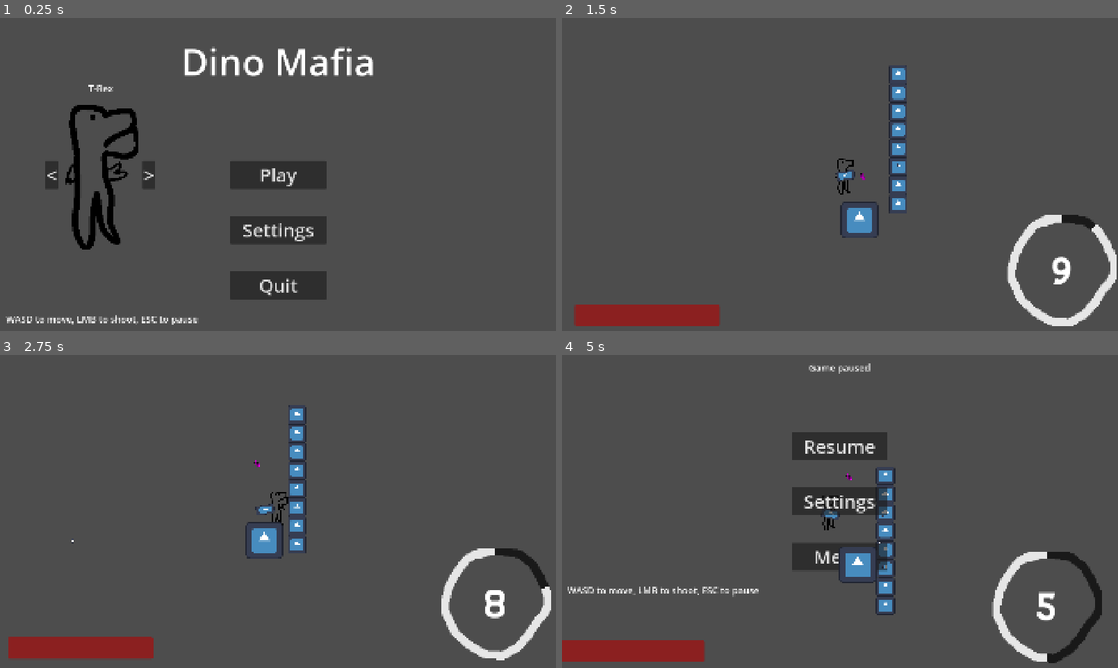
Above: before the commit, frames 1-4 (two rows, left to right).
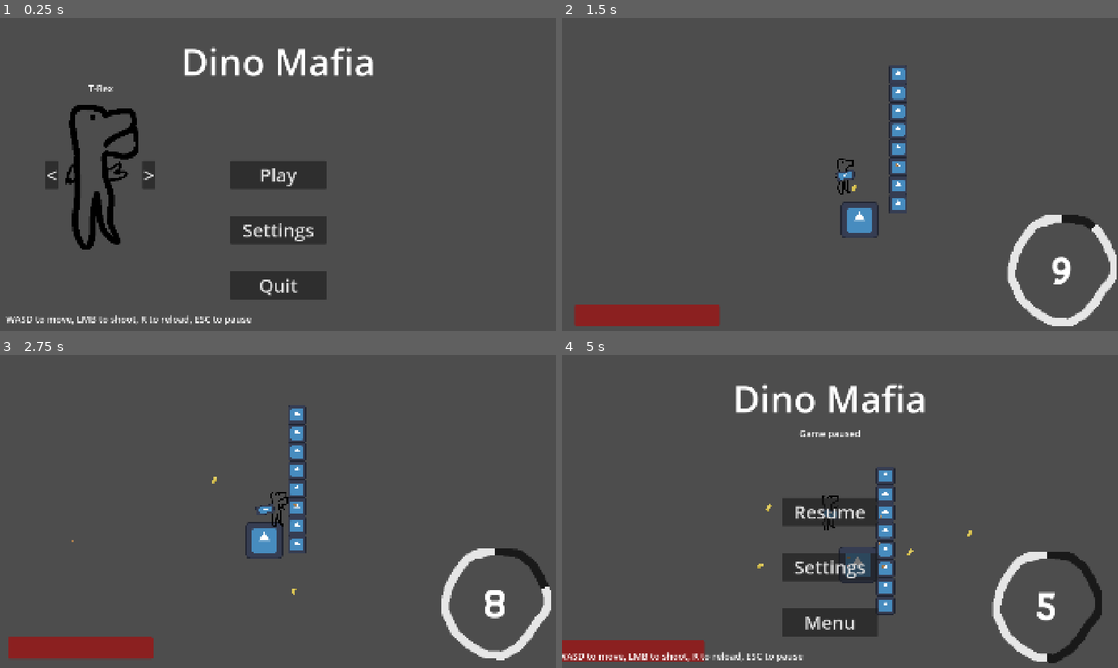
Above: after the commit, the same moments.

Repository: Username1930466/AppleSeedGameJam
Game: Godot game, scene res://scenes/Menu.tscn
Two runs of this game, one before a commit and one after it. Both use one fixed random seed, a clock stepped at 60 frames per second and the inputs below. The engine's default icon, where the game draws it, is replaced by a stand-in: a white triangle on a blue panel in a dark square.
Inputs (mouse positions are in pixels of both pictures, inside the frame that each line leads up to):
- Up to frame 1 (0.25 s): no input
- Up to frame 2 (1.5 s): click "Play" at 0.5 s; move the mouse to (962, 158) at 1.27 s; press the mouse at (962, 158) at 1.28 s; hold D (move_right) from 1.28 s (still down)
- Up to frame 3 (2.75 s): move the mouse to (166, 527) at 2.02 s; release D (move_right) at 2.03 s; release the mouse at (166, 527) at 2.03 s; hold S (move_down) from 2.03 s (still down); click (166, 527) at 2.1 s
- Up to frame 4 (5 s): move the mouse to (895, 442) at 2.77 s; release S (move_down) at 2.78 s; press the mouse at (895, 442) at 2.78 s; hold D (move_right) 2.78-3.53 s; move the mouse to (812, 574) at 3.52 s; release the mouse at (812, 574) at 3.53 s; hold W (move_up) 3.53-4.28 s; click (812, 574) at 3.6 s; move the mouse to (1006, 558) at 4.27 s; press the mouse at (1006, 558) at 4.28 s; hold A (move_left) from 4.28 s (still down); tap Escape (pause) at 4.9 s

The runs differ from the first frame. In frame 1, 0.3% of the frame differs, in the area x 25-46%, y 94-98%; in frame 2, less than 0.1%; in frame 3, less than 0.1%; in frame 4, 8.9%, in the area x 0-74%, y 2-98%.

Commit message:
9mm bullet and shot blood effects

Diff:
--- a/scenes/Enemies/normal_dino.tscn
+++ b/scenes/Enemies/normal_dino.tscn
@@ -29,6 +29,7 @@
 radius = 49.0102
 
 [node name="NormalDino" type="CharacterBody2D"]
+z_index = -1
 collision_layer = 18
 collision_mask = 18
 script = ExtResource("1_7qor5")
--- a/scenes/Menu.tscn
+++ b/scenes/Menu.tscn
@@ -88,7 +88,7 @@
 offset_right = -279.0
 offset_bottom = 520.0
 theme_override_font_sizes/font_size = 32
-text = "WASD to move, LMB to shoot, ESC to pause"
+text = "WASD to move, LMB to shoot, R to reload, ESC to pause"
 
 [node name="DinoSprite" type="Sprite2D" parent="."]
 position = Vector2(-612, 0)
--- a/scenes/bullet.tscn
+++ b/scenes/bullet.tscn
@@ -1,30 +1,50 @@
 [gd_scene load_steps=6 format=3 uid="uid://dt8qar0esuwnx"]
 
-[ext_resource type="Texture2D" uid="uid://ba714uwlf0bsc" path="res://icon.svg" id="1_mkf8s"]
 [ext_resource type="Script" uid="uid://bgfqond0dcpem" path="res://scripts/bullet.gd" id="1_y25gk"]
+[ext_resource type="Texture2D" uid="uid://ckluyy7c3hthp" path="res://textures/9mm_bullet.png" id="2_l5glv"]
+[ext_resource type="Texture2D" uid="uid://o46tuolw4uy8" path="res://textures/9mm_capsule.png" id="3_eoqba"]
 [ext_resource type="AudioStream" uid="uid://cawjj0ruhnuq0" path="res://sounds/bullet_brick.mp3" id="3_l5glv"]
 
-[sub_resource type="PlaceholderTexture2D" id="PlaceholderTexture2D_y25gk"]
-size = Vector2(25, 12)
-
 [sub_resource type="RectangleShape2D" id="RectangleShape2D_mkf8s"]
-size = Vector2(8.533, 12.8)
+size = Vector2(9, 10)
 
 [node name="Bullet" type="RigidBody2D"]
+z_index = -2
 collision_layer = 0
 collision_mask = 0
 gravity_scale = 0.0
 script = ExtResource("1_y25gk")
 
 [node name="BulletSprite" type="Sprite2D" parent="."]
+texture_filter = 1
 position = Vector2(17, 0)
-scale = Vector2(0.067, 0.1)
-texture = ExtResource("1_mkf8s")
+rotation = 1.5708
+texture = ExtResource("2_l5glv")
+
+[node name="CPUParticles2D" type="CPUParticles2D" parent="BulletSprite"]
+position = Vector2(-2.18557e-07, -5)
+rotation = -1.5708
+emitting = false
+amount = 20
+lifetime = 0.5
+randomness = 1.0
+emission_shape = 1
+emission_sphere_radius = 7.5
+direction = Vector2(-1, 0)
+spread = 67.5
+gravity = Vector2(0, 0)
+initial_velocity_max = 40.0
+scale_amount_min = 0.5
+scale_amount_max = 2.0
+color = Color(0.8, 0, 0, 1)
 
 [node name="CPUParticles2D" type="CPUParticles2D" parent="."]
+z_index = -2
+z_as_relative = false
+texture_filter = 1
 emitting = false
 amount = 1
-texture = SubResource("PlaceholderTexture2D_y25gk")
+texture = ExtResource("3_eoqba")
 lifetime = 3.0
 one_shot = true
 direction = Vector2(0.5, 1)
--- a/scenes/game.tscn
+++ b/scenes/game.tscn
@@ -99,12 +99,13 @@
 
 [node name="TileMapLayer" type="TileMapLayer" parent="."]
 process_mode = 1
-z_index = -1
+z_index = -5
 scale = Vector2(0.5, 0.5)
 tile_map_data = PackedByteArray("AAADAPr/AAAAAAAAAAADAPv/AAAAAAAAAAADAPz/AAAAAAAAAAADAP3/AAAAAAAAAAADAP7/AAAAAAAAAAADAP//AAAAAAAAAAADAAAAAAAAAAAAAAADAAEAAAAAAAAAAAA=")
 tile_set = SubResource("TileSet_lbhrr")
 
 [node name="UI" type="Control" parent="."]
+z_index = 10
 layout_mode = 3
 anchors_preset = 0
 offset_right = 40.0
@@ -244,7 +245,7 @@
 offset_right = -279.0
 offset_bottom = 520.0
 theme_override_font_sizes/font_size = 32
-text = "WASD to move, LMB to shoot, ESC to pause"
+text = "WASD to move, LMB to shoot, R to reload, ESC to pause"
 
 [node name="Enemies" type="Node" parent="."]
 process_mode = 1
--- a/scripts/Enemy/NormalDino/normal_dino_enemy.gd
+++ b/scripts/Enemy/NormalDino/normal_dino_enemy.gd
@@ -2,10 +2,7 @@
 class_name NormalDinoEnemy
 
 
-var health = 50
-
-func _ready():
-	pass
+var health = 100
 
 func _physics_process(delta):
 	move_and_slide()
@@ -21,6 +18,3 @@
 		$AnimatedSprite2D.flip_h = false
 	else:
 		$AnimatedSprite2D.flip_h = true
-
-func take_damage(amount):
-	print("Damage :" + amount)
--- a/scripts/bullet.gd
+++ b/scripts/bullet.gd
@@ -10,21 +10,24 @@
 	rotation = dir.angle()
 	linear_velocity = dir * 1000
 	$CPUParticles2D.emitting = true
+	$CPUParticles2D.reparent(Global.game, true)
 
 func _process(delta: float) -> void:
 	linear_velocity += dir
 
 func _on_area_2d_body_entered(body) -> void:
-	print(body)
 	if body is TileMapLayer and !hit:
 		hit = true
+		$BulletSprite/CPUParticles2D.queue_free()
 		$BulletSprite.reparent(Global.game, true)
 		$AudioStreamPlayer2D.volume_db = damage / 2
 		$AudioStreamPlayer2D.playing = true
 		await get_tree().create_timer(0.11).timeout
 	var hit_enemy = body.get_parent()
 	if body is NormalDinoEnemy:
-		print("yes")
+		$BulletSprite/CPUParticles2D.emitting = true
+		$BulletSprite.reparent(body, true)
 		body.health -= damage
-		print(body.health)
+		if body.health <= 0:
+			body.queue_free()
 	queue_free()
--- a/scripts/game.gd
+++ b/scripts/game.gd
@@ -14,7 +14,6 @@
 		else:
 			Global.paused = true
 			$UI/PauseMenu.visible = true
-			$UI/PauseMenu.position = $Player.position
 			get_tree().paused = true
 
 	$UI.position = $Player/Camera2D.global_position
Binary file added: textures/9mm.png
Not shown, added: textures/9mm.png.import
Binary file added: textures/9mm_bullet.png
Not shown, added: textures/9mm_bullet.png.import
Binary file added: textures/9mm_capsule.png
Not shown, added: textures/9mm_capsule.png.import
